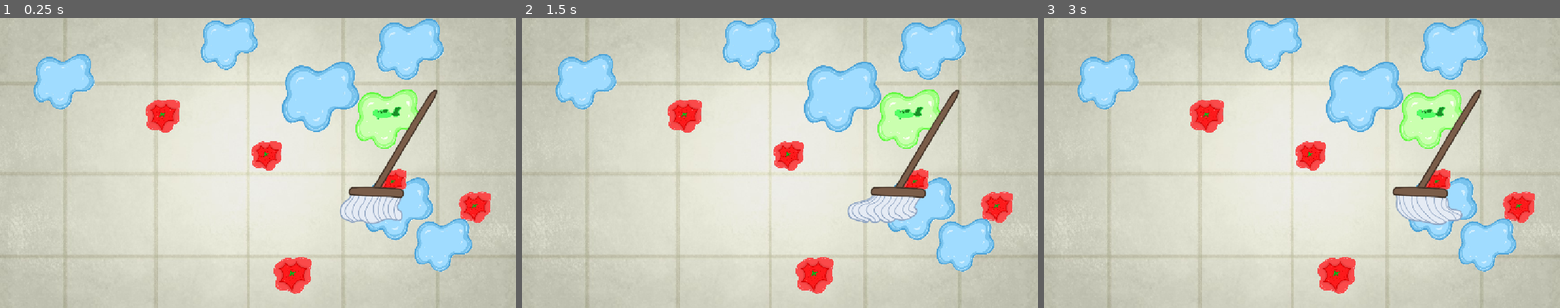
Above: before the commit, frames 1-3 (left to right).
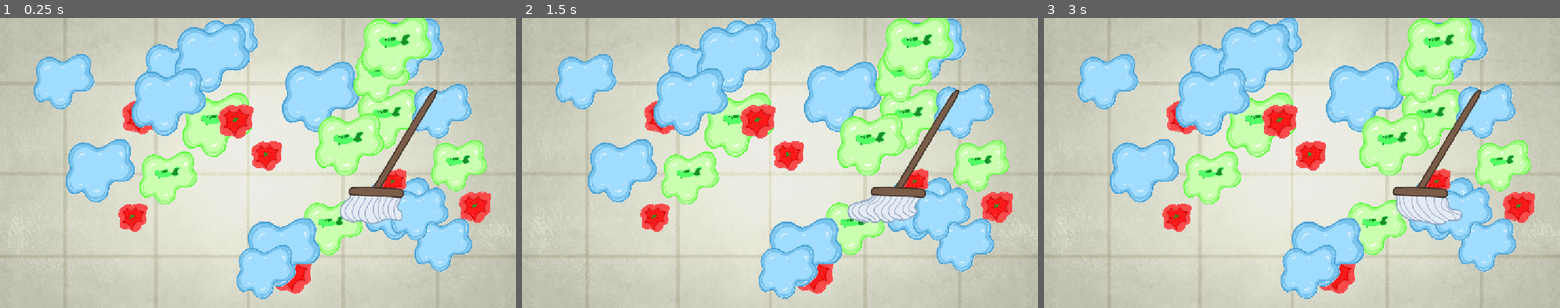
Above: after the commit, the same moments.

Repository: OwenPFC/dolomite-joe-3
Game: Godot game, scene res://scenes/floor.tscn
The game is run twice, just before and just after one commit, with the same random seed, the same clock (stepped at 60 frames per second) and the same inputs. This scene is started directly instead of the project's main scene.
Inputs (mouse positions are in pixels of both pictures, inside the frame that each line leads up to):
- Up to frame 1 (0.25 s): no input
- Up to frame 2 (1.5 s): move the mouse to (898, 160) at 0.52 s; press the mouse at (898, 160) at 0.53 s; move the mouse to (676, 177) at 1.27 s; release the mouse at (676, 177) at 1.28 s; click (676, 177) at 1.35 s
- Up to frame 3 (3 s): move the mouse to (1353, 99) at 2.02 s; press the mouse at (1353, 99) at 2.03 s; move the mouse to (1276, 221) at 2.77 s; release the mouse at (1276, 221) at 2.78 s; click (1276, 221) at 2.85 s

The runs differ from the first frame. In frame 1, 23% of the frame differs, in the area x 12-95%, y 0-97%; in frame 2, 23%; in frame 3, 23%.

Commit message:
pulled from main and implemented global script

Diff:
--- /dev/null
+++ b/global.gd
@@ -0,0 +1,12 @@
+extends Node
+
+var dayCounter = 5
+
+# Called when the node enters the scene tree for the first time.
+func _ready() -> void:
+	pass
+
+
+# Called every frame. 'delta' is the elapsed time since the previous frame.
+func _process(delta: float) -> void:
+	pass
--- a/project.godot
+++ b/project.godot
@@ -14,6 +14,10 @@
 run/main_scene="uid://bii0nryflps47"
 config/features=PackedStringArray("4.7", "Forward Plus")
 config/icon="res://icon.svg"
+
+[autoload]
+
+Global="*uid://bnjlefqw0jyas"
 
 [display]
 
--- /dev/null
+++ b/scenes/home.tscn
@@ -0,0 +1,12 @@
+[gd_scene format=3 uid="uid://cgiw2rdddk6hf"]
+
+[ext_resource type="Texture2D" uid="uid://ckvgwgndajmth" path="res://assets/puter.png" id="1_krot7"]
+[ext_resource type="PackedScene" uid="uid://boo8qf0oeoa1k" path="res://scenes/mop.tscn" id="2_u4wd2"]
+
+[node name="Home" type="Node2D" unique_id=1950749673]
+
+[node name="Sprite2D" type="Sprite2D" parent="." unique_id=1033898383]
+position = Vector2(576, 324)
+texture = ExtResource("1_krot7")
+
+[node name="mop" parent="." unique_id=1714278729 instance=ExtResource("2_u4wd2")]
--- a/scripts/floor.gd
+++ b/scripts/floor.gd
@@ -2,7 +2,7 @@
 
 var toMop = []
 var moppable = load("res://scenes/moppable.tscn")
-var numMoppable = randi_range(12,24)
+var numMoppable = 4+((Global.dayCounter-1)*randi_range(3,6)+randi_range(1,3))
 
 # Called when the node enters the scene tree for the first time.
 func _ready() -> void:
--- /dev/null
+++ b/scripts/home.gd
@@ -0,0 +1,13 @@
+extends Node
+
+signal done(home)
+
+# Called when the node enters the scene tree for the first time.
+func _ready() -> void:
+	pass # Replace with function body.
+
+
+# Called every frame. 'delta' is the elapsed time since the previous frame.
+func _process(delta: float) -> void:
+	done.emit(self)
+	self.free()
Binary file added: assets/puter.png
Not shown, added: assets/puter.png.import
Not shown, added: global.gd.uid
Not shown, added: scripts/home.gd.uid
